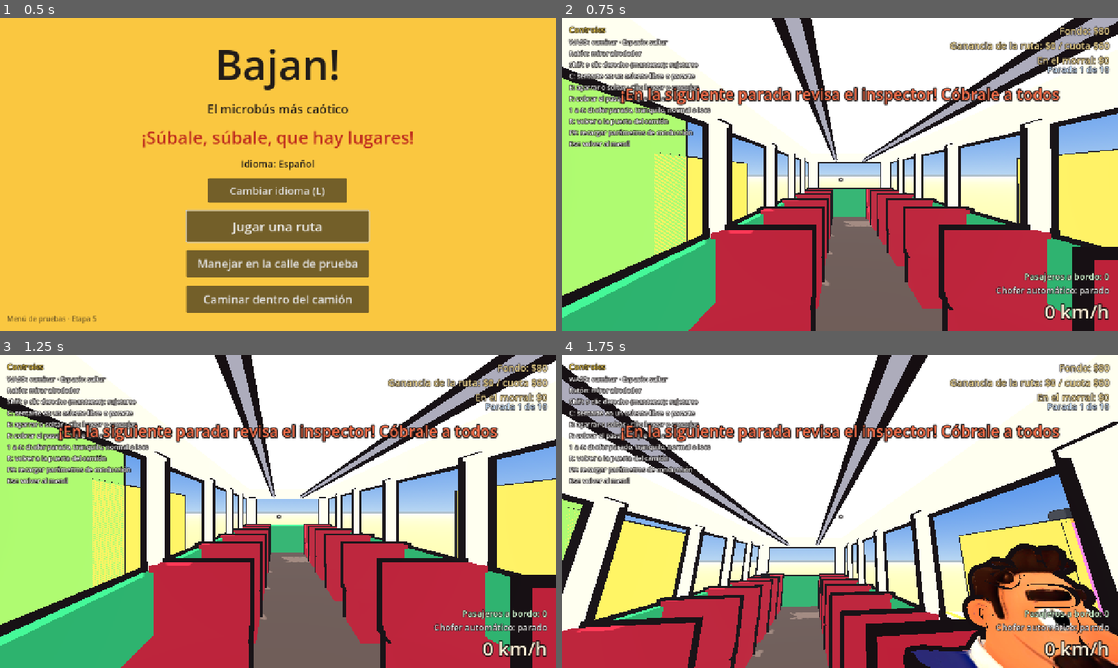
Above: before the commit, frames 1-4 (two rows, left to right).
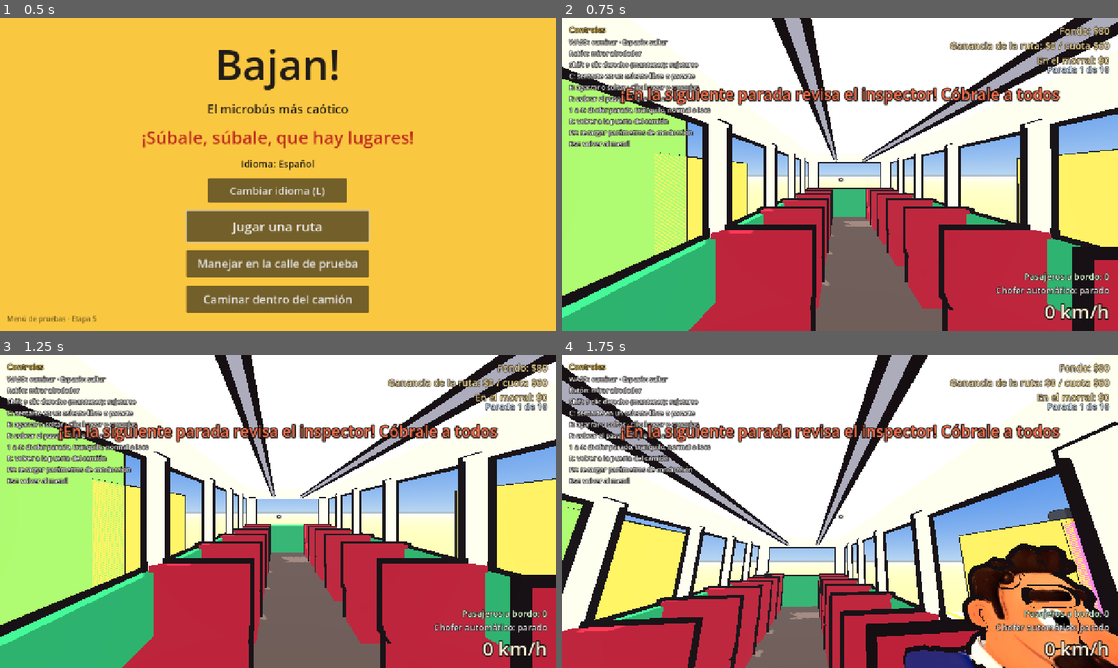
Above: after the commit, the same moments.

Repository: DValerioR/Bajan-
Game: Godot game, scene res://escenas/principal.tscn
Same seed, same stepped clock (60 frames per second), same inputs: the game is played once before the commit and once after it.
Inputs (mouse positions are in pixels of both pictures, inside the frame that each line leads up to):
- Up to frame 1 (0.5 s): no input
- Up to frame 2 (0.75 s): click "Jugar una ruta" at 0.5 s
- Up to frame 3 (1.25 s): no input
- Up to frame 4 (1.75 s): move the mouse to (867, 511) at 1.27 s; hold D (girar_derecha) from 1.28 s (still down); click (867, 511) at 1.35 s

Frame 1 is identical in both runs. In frame 2, 0.3% of the frame differs, in the area x 0-100%, y 0-97%; in frame 3, 0.7%; in frame 4, 1.2%, in the area x 0-100%, y 1-100%.

Commit message:
Personajes sin huecos ni grietas (D45)
- Blender termina los personajes: suelda, tapa los cortes, reduce sin abrir
  grietas y copia las normales del modelo completo (tapar_cortes.py).
- El cuello ya no se lleva los hombros (cara_x y nuca_z en personajes.cfg).
- Los brazos se cortan con profundidad: la ropa del costado queda en el torso.
- Los pedazos sueltos van con la pieza más cercana.
- Al sujetarse, el brazo sube abierto y ya no tapa la cara.

Co-Authored-By: Claude Opus 5.5 <noreply@anthropic.com>

Diff:
--- a/modelos/personajes.cfg
+++ b/modelos/personajes.cfg
@@ -40,6 +40,10 @@
 ;   cuello: donde se separa la cabeza   axila: debajo del brazo   entrepierna: donde se separan las piernas
 ;   mano_x, mano_y: punta de los dedos (x medida desde el centro)   hombro_x: ancho del hombro desde el centro
 ;   brazos_caidos: solo para modelos en pose T; los brazos se bajan hasta quedar abiertos esos grados
+;   cara_x: medio ancho de la cara justo arriba del cuello. Solo para los de hombros altos: lo que
+;           queda más afuera, a esa altura, es hombro y se queda en el torso (no se mueve con la cabeza)
+;   nuca_z: dónde está la nuca, de lado (negativo = hacia el frente). Para los encorvados o de espalda
+;           alta: lo que queda más atrás, justo arriba del cuello, es espalda
 
 [chofer]
 cuello=0.83
@@ -73,6 +77,7 @@
 mano_x=0.29
 mano_y=0.27
 hombro_x=0.24
+cara_x=0.19
 
 [abuelita]
 cuello=0.66
@@ -81,6 +86,8 @@
 mano_x=0.25
 mano_y=0.23
 hombro_x=0.21
+cara_x=0.15
+nuca_z=-0.09
 
 [galan]
 cuello=0.70
@@ -97,6 +104,8 @@
 mano_x=0.20
 mano_y=0.29
 hombro_x=0.17
+cara_x=0.13
+nuca_z=0.02
 
 [fresa]
 cuello=0.77
@@ -113,6 +122,8 @@
 mano_x=0.32
 mano_y=0.29
 hombro_x=0.28
+cara_x=0.125
+nuca_z=-0.05
 
 [senora]
 cuello=0.69
@@ -145,6 +156,8 @@
 mano_x=0.13
 mano_y=0.43
 hombro_x=0.11
+cara_x=0.07
+nuca_z=-0.01
 
 [nino]
 cuello=0.56
@@ -169,3 +182,5 @@
 mano_x=0.34
 mano_y=0.29
 hombro_x=0.30
+cara_x=0.16
+nuca_z=-0.06
--- a/scripts/herramientas/procesar_personajes.gd
+++ b/scripts/herramientas/procesar_personajes.gd
@@ -34,6 +34,9 @@
 var _cfg: ConfigFile
 ## Nombres a regenerar aunque ya existan; "*" = todos.
 var _forzar: Array = []
+## Con --sin-reducir las piezas salen completas y con la textura sin pérdida: las reduce después
+## Blender (scripts/herramientas/tapar_cortes.py), que no abre grietas en las costuras de la textura.
+var _sin_reducir := false
 ## Estatura en metros de los personajes de la hoja actual (0 = usar la escala).
 var _altura_objetivo := 0.0
 
@@ -50,6 +53,8 @@
 	DirAccess.make_dir_recursive_absolute(SALIDA)
 	_cfg = cfg
 	var argumentos := OS.get_cmdline_user_args()
+	_sin_reducir = argumentos.has("--sin-reducir")
+	argumentos.erase("--sin-reducir")
 	if argumentos.has("--forzar"):
 		_forzar = argumentos.slice(argumentos.find("--forzar") + 1)
 		if _forzar.is_empty():
@@ -258,7 +263,7 @@
 
 	# Un .glb por personaje, con la textura adentro. El juego saca alturas y manos de las piezas.
 	var documento := GLTFDocument.new()
-	documento.image_format = "JPEG"
+	documento.image_format = "PNG" if _sin_reducir else "JPEG"
 	documento.lossy_quality = 0.88
 	var estado := GLTFState.new()
 	documento.append_from_scene(raiz, estado)
@@ -428,6 +433,10 @@
 	e.pivotes[BRAZO_DER] = Vector3(hombro_x, hombro_y, 0.0)
 	e.pivotes[PIERNA_IZQ] = Vector3(-cadera_x, entrepierna, 0.0)
 	e.pivotes[PIERNA_DER] = Vector3(cadera_x, entrepierna, 0.0)
+	if _cfg.has_section_key(nombre, "cara_x"):
+		e.cara_x = float(_cfg.get_value(nombre, "cara_x")) * h
+	if _cfg.has_section_key(nombre, "nuca_z"):
+		e.nuca_z = float(_cfg.get_value(nombre, "nuca_z")) * h
 	# Modelos en pose T: los brazos se cortan extendidos y se bajan (grados desde la vertical).
 	if _cfg.has_section_key(nombre, "brazos_caidos"):
 		e.brazos_caidos = float(_cfg.get_value(nombre, "brazos_caidos"))
@@ -486,6 +495,9 @@
 	var radio_brazo := maxf(altura * 0.045, float(e.torso_medio) * 0.35)
 	var radio_pierna := altura * 0.07
 	var hombro_tope: float = piv[BRAZO_IZQ].y + altura * 0.04
+	# Profundidad de cada brazo (la de su mano): el brazo es un cilindro, no una rebanada de todo
+	# el grueso del cuerpo. Así la ropa de los costados que queda adelante o atrás del brazo es torso.
+	var z_brazo := {BRAZO_IZQ: _profundidad_cerca(puntos, e.mano_izq, altura * 0.06), BRAZO_DER: _profundidad_cerca(puntos, e.mano_der, altura * 0.06)}
 	var huesos := [
 		[TORSO, Vector2(0.0, entrepierna), Vector2(0.0, cuello), radio_torso],
 		[BRAZO_IZQ, Vector2(piv[BRAZO_IZQ].x, piv[BRAZO_IZQ].y), Vector2(e.mano_izq.x, e.mano_izq.y), radio_brazo],
@@ -499,6 +511,15 @@
 		# En pose T, lo que queda arriba del cuello pero lejos del centro es la mano (el pulgar), no la cabeza.
 		if c.y > cuello and not (e.has("brazos_caidos") and absf(c.x) > float(e.hombro_x)):
 			etiqueta = CABEZA
+			# En los de hombros altos (o encorvados) la parte de arriba de los hombros también queda
+			# sobre esa línea: justo arriba del cuello, lo que queda más afuera que la cara (cara_x)
+			# es hombro y lo que queda más atrás que la nuca (nuca_z) es espalda. Más arriba ya todo
+			# es cabeza (orejas, lentes, sombrero).
+			if c.y < cuello + (altura - cuello) * 0.3:
+				if e.has("cara_x") and absf(c.x) > float(e.cara_x):
+					etiqueta = TORSO
+				elif e.has("nuca_z") and c.z > float(e.nuca_z):
+					etiqueta = TORSO
 		else:
 			var p := Vector2(c.x, c.y)
 			var mejor := INF
@@ -518,7 +539,11 @@
 							continue
 					elif c.y > hombro_tope:
 						continue
-				var d := _distancia_segmento(p, h[1], h[2]) / float(h[3])
+				var d := _distancia_segmento(p, h[1], h[2])
+				# En pose T el brazo va acostado y se baja después: ahí basta con la vista de frente.
+				if z_brazo.has(pieza) and not e.has("brazos_caidos"):
+					d = Vector2(d, c.z - float(z_brazo[pieza])).length()
+				d /= float(h[3])
 				if d < mejor:
 					mejor = d
 					etiqueta = pieza
@@ -574,7 +599,15 @@
 		var cambios := 0
 		for datos in islas:
 			var isla: PackedInt32Array = datos[1]
-			if isla.size() >= tamano_mayor[datos[0]] * 0.2 or (datos[2] as Dictionary).is_empty():
+			if isla.size() >= tamano_mayor[datos[0]] * 0.2:
+				continue
+			if (datos[2] as Dictionary).is_empty():
+				# Pedazo suelto que no toca a nadie (un mechón, un arete): va con la pieza que tenga más cerca.
+				var cercana := _pieza_mas_cercana(puntos, triangulos, etiquetas, isla)
+				if cercana >= 0 and cercana != datos[0]:
+					for t in isla:
+						etiquetas[t] = cercana
+					cambios += 1
 				continue
 			var mejor := -1
 			var mejor_conteo := -1
@@ -587,6 +620,37 @@
 			cambios += 1
 		if cambios == 0:
 			break
+
+
+## Profundidad (z) promedio de los vértices cerca de `punto`, visto de frente.
+func _profundidad_cerca(puntos: PackedVector3Array, punto: Vector3, radio: float) -> float:
+	var suma := 0.0
+	var n := 0
+	for q in puntos:
+		if Vector2(q.x - punto.x, q.y - punto.y).length() < radio:
+			suma += q.z
+			n += 1
+	return suma / n if n > 0 else 0.0
+
+
+## La pieza del triángulo más cercano al centro de la isla, sin contar a la isla misma (-1 si no hay).
+func _pieza_mas_cercana(puntos: PackedVector3Array, triangulos: PackedInt32Array, etiquetas: PackedByteArray, isla: PackedInt32Array) -> int:
+	var propios := {}
+	var centro := Vector3.ZERO
+	for t in isla:
+		propios[t] = true
+		centro += puntos[triangulos[t * 3]]
+	centro /= isla.size()
+	var mejor := -1
+	var mejor_distancia := INF
+	for t in etiquetas.size():
+		if propios.has(t):
+			continue
+		var d := puntos[triangulos[t * 3]].distance_squared_to(centro)
+		if d < mejor_distancia:
+			mejor_distancia = d
+			mejor = etiquetas[t]
+	return mejor
 
 
 func _distancia_segmento(p: Vector2, a: Vector2, b: Vector2) -> float:
@@ -621,7 +685,7 @@
 	arreglos[Mesh.ARRAY_NORMAL] = n
 	arreglos[Mesh.ARRAY_TEX_UV] = uv
 	arreglos[Mesh.ARRAY_INDEX] = idx
-	if _triangulos_objetivo <= 0:
+	if _triangulos_objetivo <= 0 or _sin_reducir:
 		var completa := ArrayMesh.new()
 		completa.add_surface_from_arrays(Mesh.PRIMITIVE_TRIANGLES, arreglos)
 		completa.resource_name = PIEZAS[pieza]
--- a/scripts/personajes/personaje.gd
+++ b/scripts/personajes/personaje.gd
@@ -232,8 +232,9 @@
 		brazo_izq = Vector3(deg_to_rad(70.0 + 12.0 * empujon.x), 0.0, deg_to_rad(12.0))
 		brazo_der = Vector3(deg_to_rad(70.0 - 12.0 * empujon.x), 0.0, deg_to_rad(-12.0))
 	if sujetado:
-		# Brazo derecho arriba, agarrado del pasamanos o del respaldo.
-		brazo_der = Vector3(deg_to_rad(160.0), 0.0, deg_to_rad(-10.0))
+		# Brazo derecho arriba, agarrado del pasamanos o del respaldo. Se abre hacia afuera (+Z gira
+		# la mano hacia la derecha) para que no pase por enfrente de la cara.
+		brazo_der = Vector3(deg_to_rad(165.0), 0.0, deg_to_rad(25.0))
 
 	var t := 1.0 - exp(-14.0 * delta)
 	_girar("PiernaIzquierda", Vector3(pierna_izq, 0.0, 0.0), t)
Binary file changed: modelos/personajes/abuelita.glb
Binary file changed: modelos/personajes/abuelita_abuelita_albedo.jpg
Not shown, changed: modelos/personajes/abuelita_abuelita_albedo.jpg.import
Binary file changed: modelos/personajes/abuelo_vaquero.glb
Binary file changed: modelos/personajes/abuelo_vaquero_abuelo_vaquero_albedo.jpg
Not shown, changed: modelos/personajes/abuelo_vaquero_abuelo_vaquero_albedo.jpg.import
Binary file changed: modelos/personajes/albanil.glb
Binary file changed: modelos/personajes/albanil_albanil_albedo.jpg
Not shown, changed: modelos/personajes/albanil_albanil_albedo.jpg.import
Binary file changed: modelos/personajes/chavo_sudadera.glb
Binary file changed: modelos/personajes/chavo_sudadera_chavo_sudadera_albedo.jpg
Not shown, changed: modelos/personajes/chavo_sudadera_chavo_sudadera_albedo.jpg.import
(and 40 more such lines)
